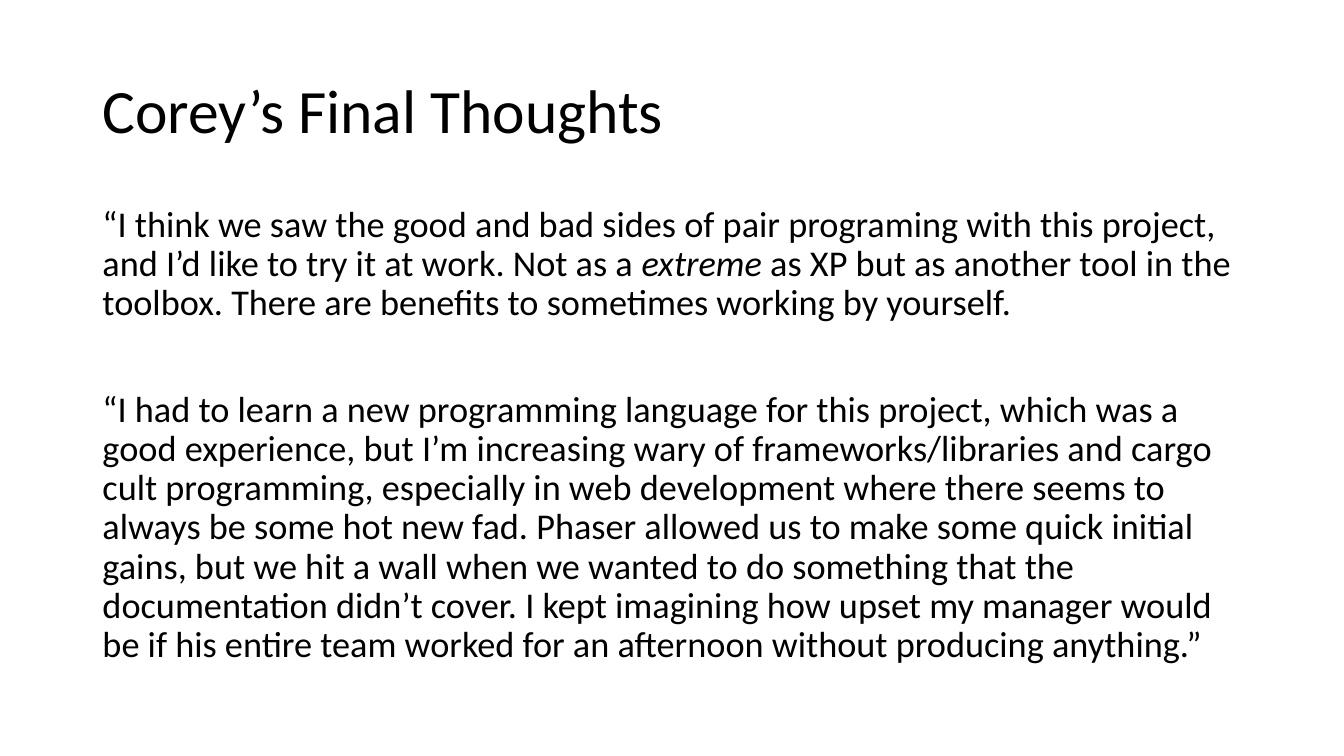
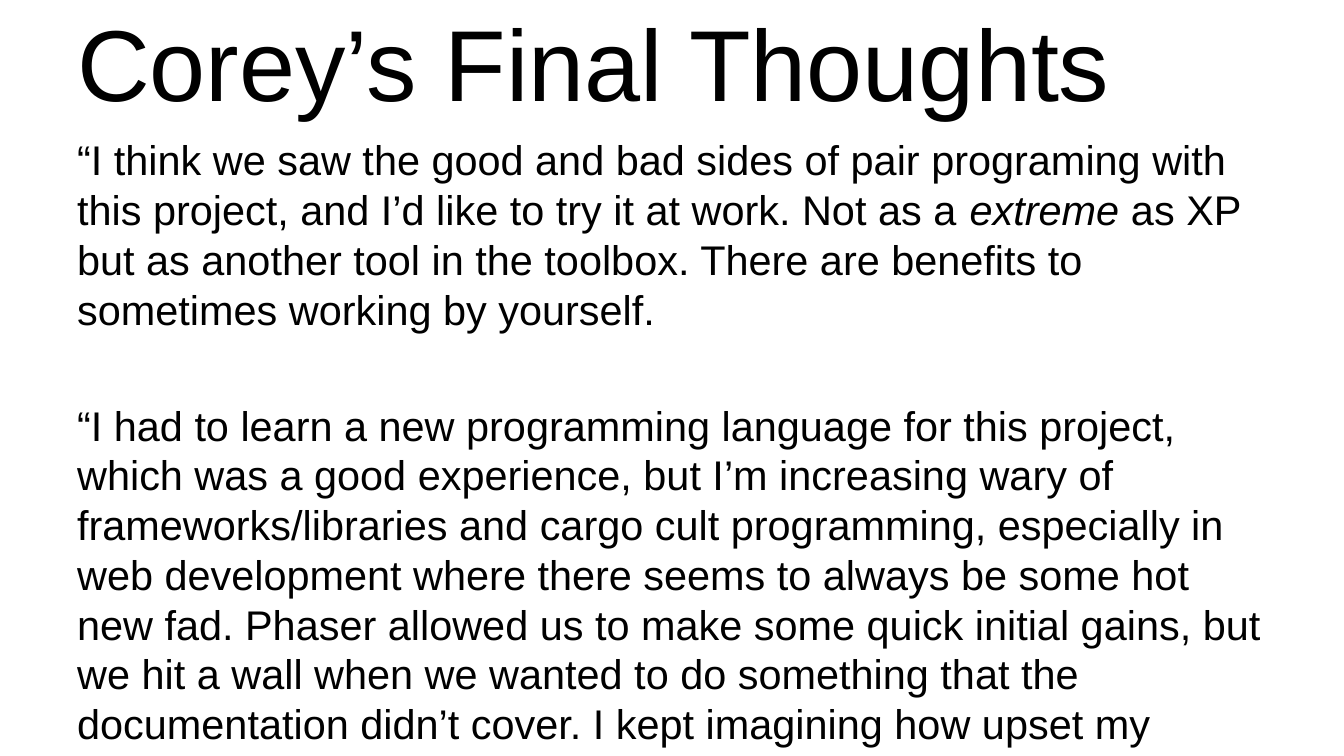
Before and after one commit to csgray/cs372-battleship, a slide deck: slide 8 of development_process/presentation.pptx. Drawn at 1344x756 pixels with LibreOffice and Linux fonts; fonts in the diff are those of the drawing; background and template pictures are left out. Boxes give left, top, right and bottom in pixels: in the first picture for what was removed or moved away, otherwise in the second. Text is boxed around its words. In the diff, an @@ line names an element or a change of style, - is before the commit and + after.

Commit message:
added some color and resized a smidge

```diff
--- a/development_process/presentation.pptx
+++ b/development_process/presentation.pptx
@@ title "Corey’s Final Thoughts": place and size @@
-title "Corey’s Final Thoughts" at (102,90,663,144)
+title "Corey’s Final Thoughts" at (77,28,1109,119)
@@ title "Corey’s Final Thoughts" at (77,28,1109,119): size 44 to 72 pt, font Calibri to Arial; line spacing 0.9 to 1 @@
@@ text "“I think we saw the ...": place and size @@
-text "“I think we saw the ..." at (102,211,1230,664)
+text "“I think we saw the ..." at (77,145,1261,747)
@@ text "“I think we saw the ..." at (77,145,1261,747): size 25.9 to 29.6 pt, font Calibri to Arial; line spacing 0.9 to 1; less space between paragraphs @@
```
Also in this commit, not shown: 8 other slides changed.
